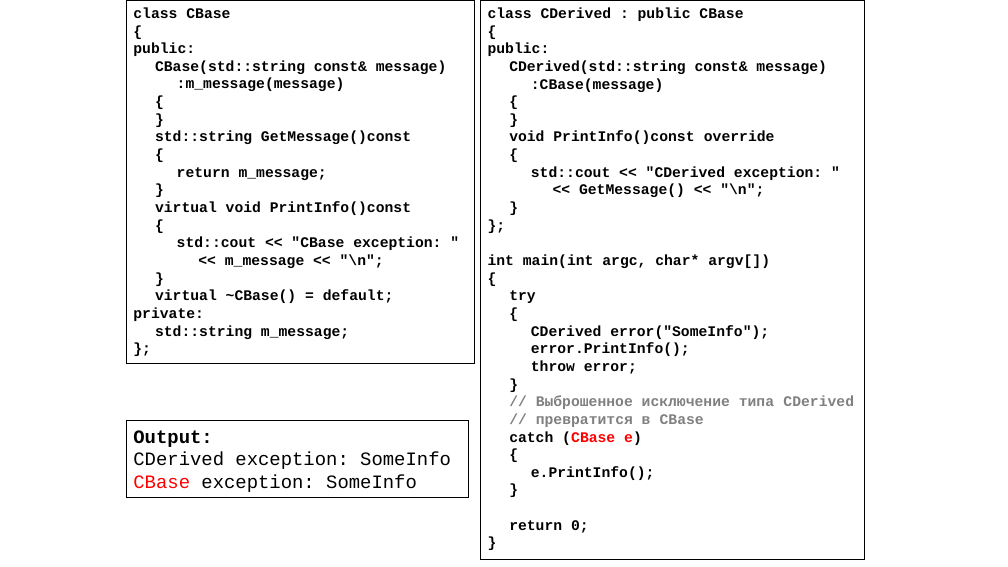
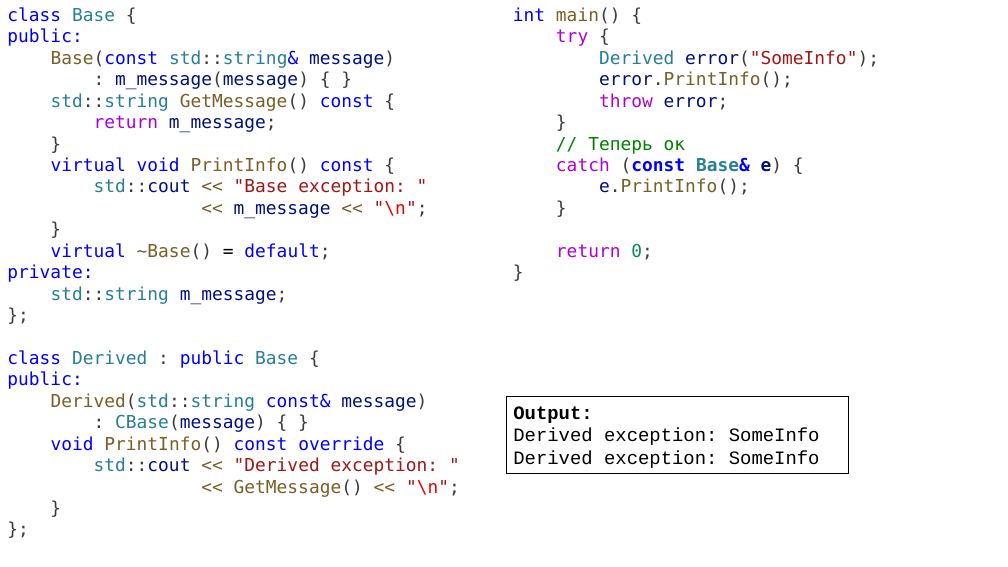
Before and after one commit to alexey-malov/oop, a slide deck: slide 24 of lectures/05/Обработка ошибок и исключительных ситуаций.pptx (slide 16 before the commit). Drawn at 1008x567 pixels with LibreOffice and Linux fonts; fonts in the diff are those of the drawing. Boxes give left, top, right and bottom in pixels: in the first picture for what was removed or moved away, otherwise in the second. Text is boxed around its words. In the diff, an @@ line names an element or a change of style, - is before the commit and + after.

```diff
--- a/lectures/05/Обработка ошибок и исключительных ситуаций.pptx
+++ b/lectures/05/Обработка ошибок и исключительных ситуаций.pptx
@@ text "class Base {": place and size @@
-text "class Base {" at [126,0,475,364]
+text "class Base {" at [7,7,460,497]
@@ text "class Base {" at [7,7,460,497]: fill #FFFFFF to none; outline #000000 0.75 pt to none @@
@@ text at [7,7,115,22]: text changed; size 14 to 17 pt; font Courier New to DejaVu Sans Mono; text colour #000000 to #0000FF; bold off @@
-class CBase
-{
+class Base {
@@ text at [7,28,428,305]: size 14 to 17 pt, font Courier New to DejaVu Sans Mono, bold off in "public:", "return m_message;", "}", "<< m_message << "\n";" and 3 more places; text colour #000000 to #0000FF in "public:"; text colour #000000 to #AF00DB in "return"; text colour #000000 to #001080 in "m_message;", "m_message", "m_message;"; text colour #000000 to #3B3B3B in "m_message;", "}", ""\n";", "}" and 2 more places; text colour #000000 to #795E26 in "<< <<"; text colour #000000 to #A31515, text colour #000000 to #EE0000 in ""\n";"; text colour #000000 to #267F99 in "std::string" @@
@@ rectangle removed at [480,0,864,560] @@
-class CDerived : public CBase
-{
-public:
-CDerived(std::string const& message)
-:CBase(message)
-{
-}
-void PrintInfo()const override
-{
-std::cout << "CDerived exception: "
-<< GetMessage() << "\n";
-}
-};
-int main(int argc, char* argv[])
-{
-try
-{
-CDerived error("SomeInfo");
-error.PrintInfo();
-throw error;
-}
-// Выброшенное исключение типа CDerived
-// превратится в CBase
-catch (CBase e)
-{
-e.PrintInfo();
-}
-return 0;
-}
@@ text added at [513,7,879,260], 17 pt, text #3B3B3B @@
+int main() {
+try {
+Derived error("SomeInfo");
+error.PrintInfo();
+throw error;
+}
+// Теперь ок
+catch (const Base& e) {
+e.PrintInfo();
+}
+return 0;
+}
@@ text at [51,50,395,111]: text changed; size 14 to 17 pt; font Courier New to DejaVu Sans Mono; text colour #000000 to #001080; bold off @@
-CBase(std::string const& message)
-:m_message(message)
-{
-}
-std::string GetMessage()const
-{
+Base(const std::string& message)
+: m_message(message) { }
+std::string GetMessage() const {
@@ text at [51,157,406,196]: text changed; size 14 to 17 pt; font Courier New to DejaVu Sans Mono; text colour #000000 to #0000FF; bold off @@
-virtual void PrintInfo()const
-{
-std::cout << "CBase exception: "
+virtual void PrintInfo() const {
+std::cout << "Base exception: "
@@ text at [7,243,330,282]: text changed; size 14 to 17 pt; font Courier New to DejaVu Sans Mono; text colour #000000 to #0000FF; bold off @@
-virtual ~CBase() = default;
-private:
+virtual ~Base() = default;
+private:
@@ text at [7,350,460,497]: paragraphs added @@
+class Derived : public Base {
+public:
+Derived(std::string const& message)
+: CBase(message) { }
+void PrintInfo() const override {
+std::cout << "Derived exception: "
+<< GetMessage() << "\n";
+}
+};
@@ rectangle "Output:": place and size @@
-rectangle "Output:" at [126,420,469,497]
+rectangle "Output:" at [506,397,848,473]
@@ text in rectangle at [513,428,820,468]: text changed @@
-CDerived exception: SomeInfo
-CBase exception: SomeInfo
+Derived exception: SomeInfo
+Derived exception: SomeInfo
```
Also in this commit, not shown: 12 other slides changed, 14 slides added, 1 slide removed, 2 other files.
